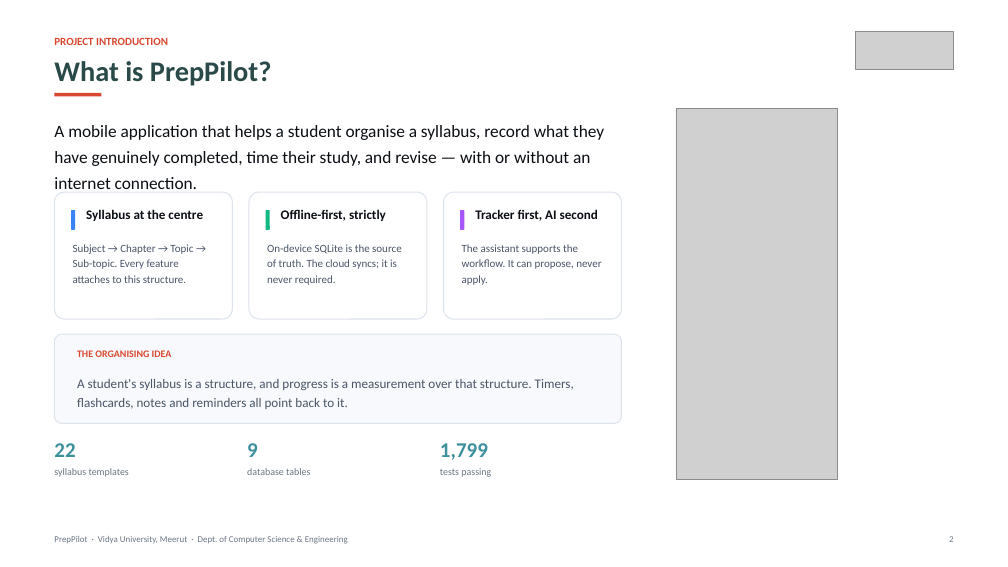
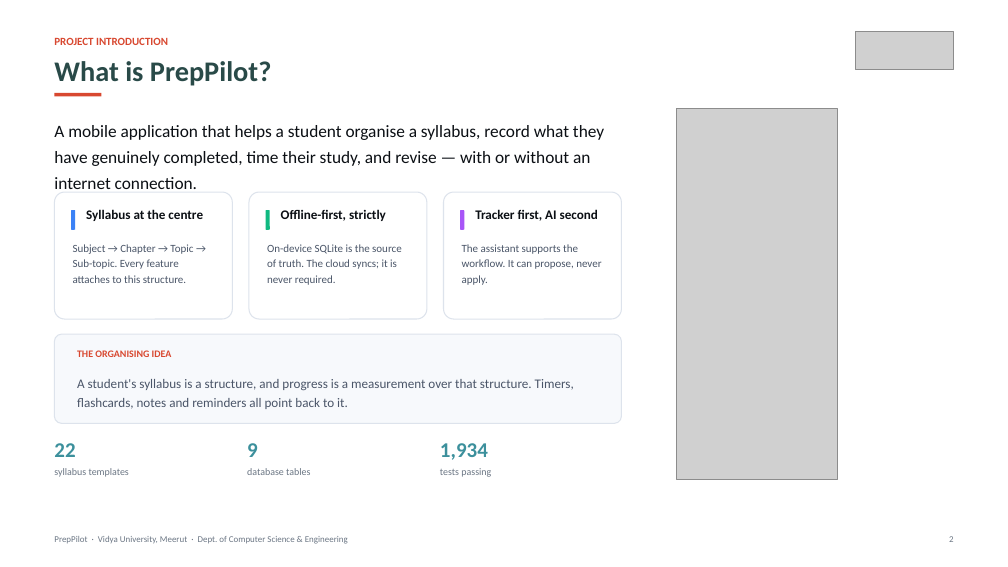
Before and after one commit to Archiit-jain/preppilot, a slide deck: slide 2 of docs/PrepPilot_First_Project_Presentation.pptx. Drawn at 1008x567 pixels with LibreOffice and Linux fonts; fonts in the diff are those of the drawing; grey boxes stand for pictures. Boxes give left, top, right and bottom in pixels: in the first picture for what was removed or moved away, otherwise in the second. Text is boxed around its words. In the diff, an @@ line names an element or a change of style, - is before the commit and + after.

```diff
--- a/docs/PrepPilot_First_Project_Presentation.pptx
+++ b/docs/PrepPilot_First_Project_Presentation.pptx
@@ text at box(440, 443, 488, 460): text changed @@
-1,799
+1,934
```
Also in this commit, not shown: 3 other slides changed, 54 other files.
